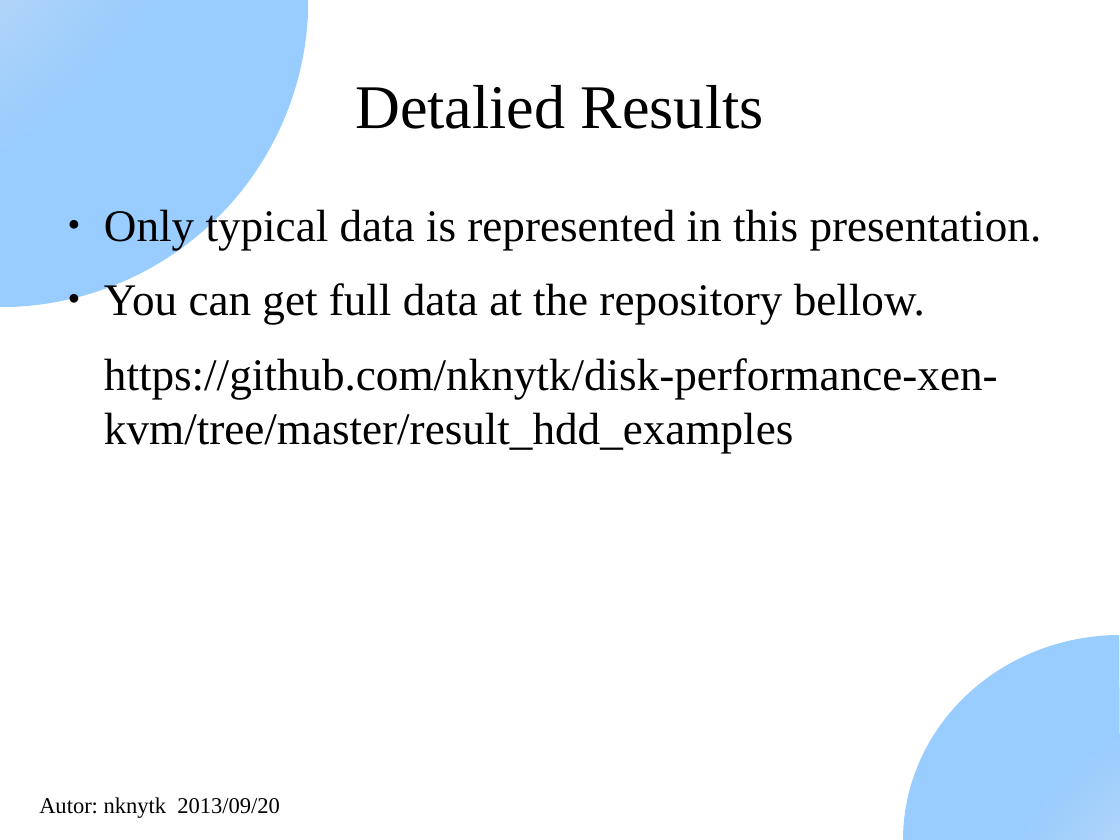
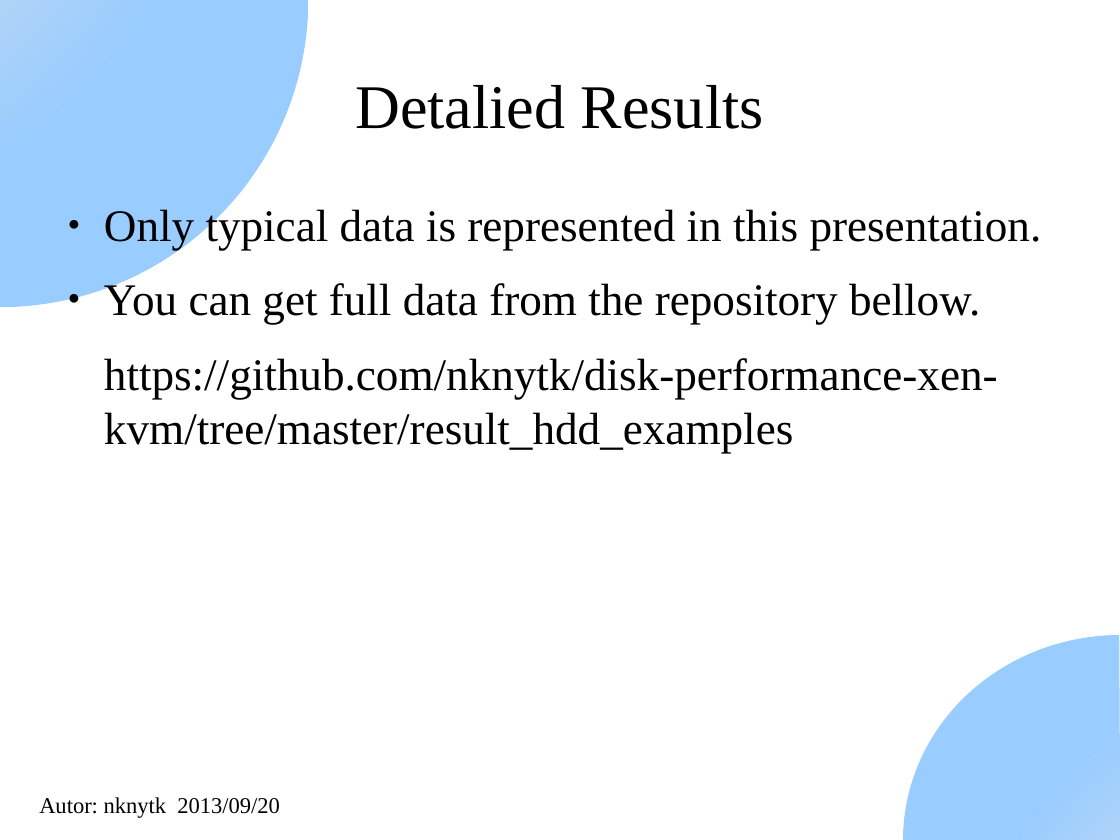
Before and after one commit to nknytk/disk-performance-xen-kvm, a slide deck: slide 19 of DiskPerformanceXenAndKvm.odp (slide 18 before the commit). Drawn at 1120x840 pixels with LibreOffice and Linux fonts; fonts in the diff are those of the drawing. Boxes give left, top, right and bottom in pixels: in the first picture for what was removed or moved away, otherwise in the second. Text is boxed around its words. In the diff, an @@ line names an element or a change of style, - is before the commit and + after.

```diff
--- a/DiskPerformanceXenAndKvm.odp
+++ b/DiskPerformanceXenAndKvm.odp
@@ text at (104,281,980,325): text changed @@
-● You can get full data at the repository bellow.
+● You can get full data from the repository bellow.
```
Also in this commit, not shown: 7 other slides changed, 3 slides added, 1 slide removed.
